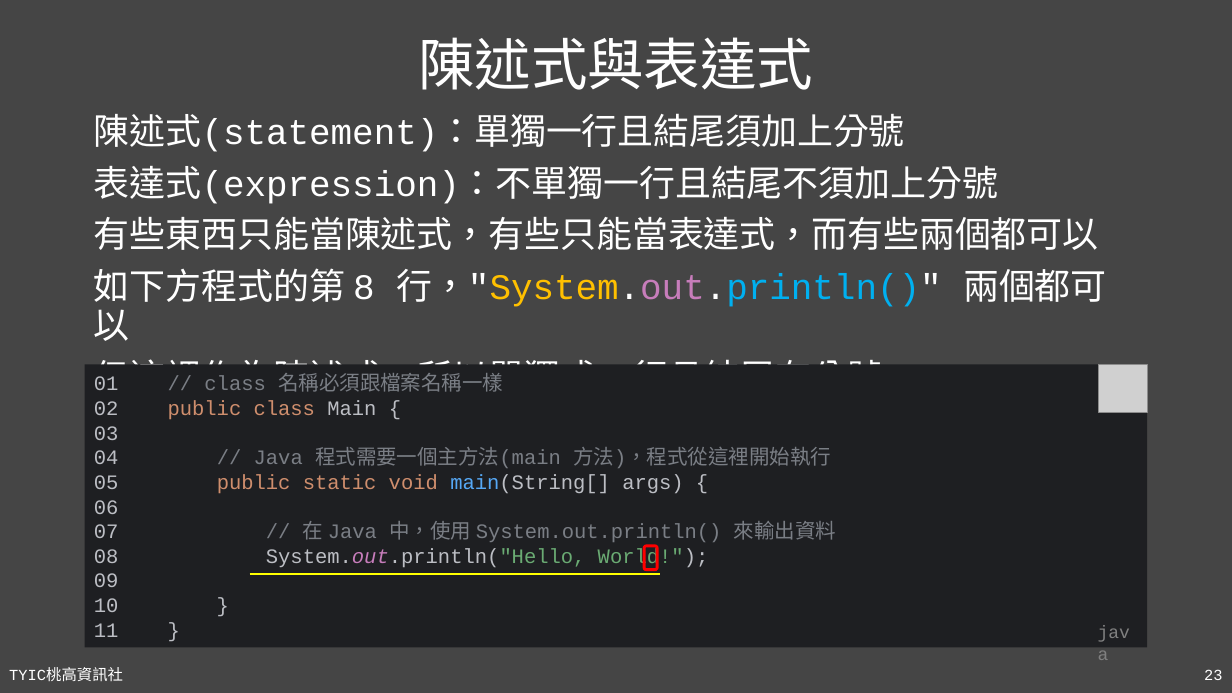
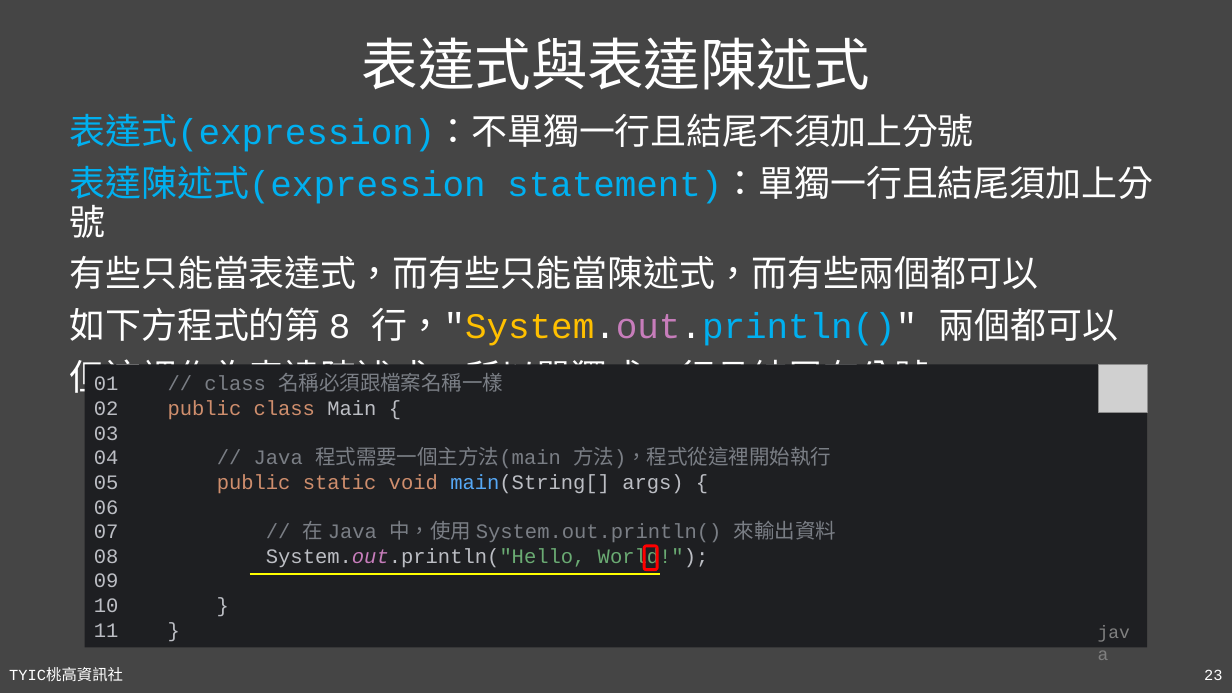
Before and after one commit to TYSHIC/slides, a slide deck: slide 23 of powerpoint/04_初探Java.pptx. Drawn at 1232x693 pixels with LibreOffice and Linux fonts; fonts in the diff are those of the drawing; grey boxes stand for pictures. Boxes give left, top, right and bottom in pixels: in the first picture for what was removed or moved away, otherwise in the second. Text is boxed around its words. In the diff, an @@ line names an element or a change of style, - is before the commit and + after.

```diff
--- a/powerpoint/04_初探Java.pptx
+++ b/powerpoint/04_初探Java.pptx
@@ title at box(362, 37, 870, 90): text changed @@
-陳述式與表達式
+表達式與表達陳述式
@@ text "表達式(expression)：不單獨一行且結尾不須加上分號": place and size @@
-text "表達式(expression)：不單獨一行且結尾不須加上分號" at box(94, 113, 1107, 392)
+text "表達式(expression)：不單獨一行且結尾不須加上分號" at box(70, 113, 1153, 393)
@@ text at box(70, 113, 974, 152): text colour #FFFFFF to #00B0F0 in "表達式(expression)：不單獨一行且結尾不須加上分號" @@
@@ text at box(94, 113, 905, 152): paragraph removed @@
-陳述式(statement)：單獨一行且結尾須加上分號
@@ text at box(70, 166, 1153, 289): text changed @@
-有些東西只能當陳述式，有些只能當表達式，而有些兩個都可以
+表達陳述式(expression statement)：單獨一行且結尾須加上分號
+有些只能當表達式，而有些只能當陳述式，而有些兩個都可以
@@ text at box(70, 359, 931, 393): text changed @@
-但這裡作為陳述式，所以單獨成一行且結尾有分號
+但這裡作為表達陳述式，所以單獨成一行且結尾有分號
```
Also in this commit, not shown: 7 other slides changed, 2 slides added, 9 other files.
